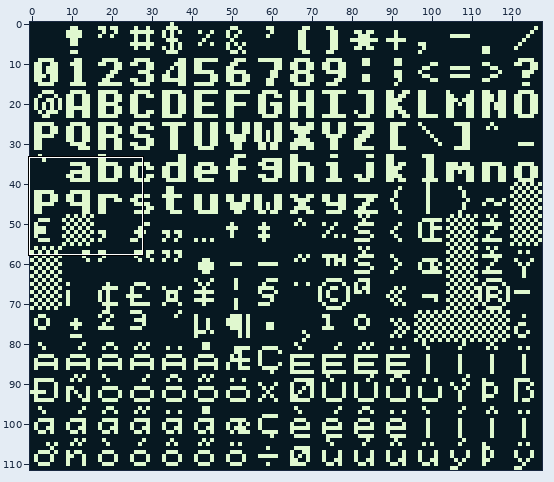
Two states of a sprite sheet, assets/fonts/Determination.png. Above: a wide view before the commit, with the close-up outlined.
Close-up. As it was:
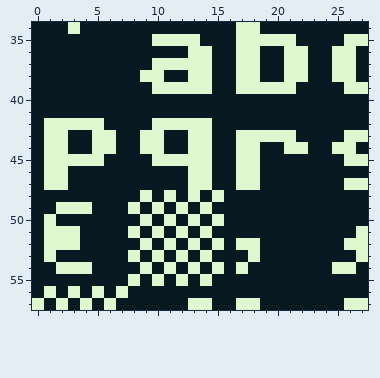
The file is 128x112 pixels. Shown: x 0..27, y 34..57.
And afterwards:
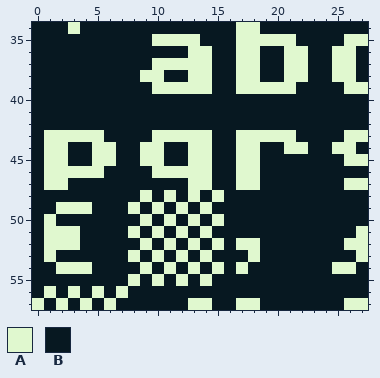
Palette (. is transparent): A #e0f8cf  B #071821
Diff:
Colour B gives way to colour A in row 43 at x 3 to 4 and 11 to 12; in row 45 at x 6 and 9; in row 46 at x 3 to 5 and 10 to 12.
Colour A gives way to colour B in row 42 at x 1 to 5 and 10 to 14; in row 43 at x 6 and 9; in row 45 at x 3 to 4 and 11 to 12.
